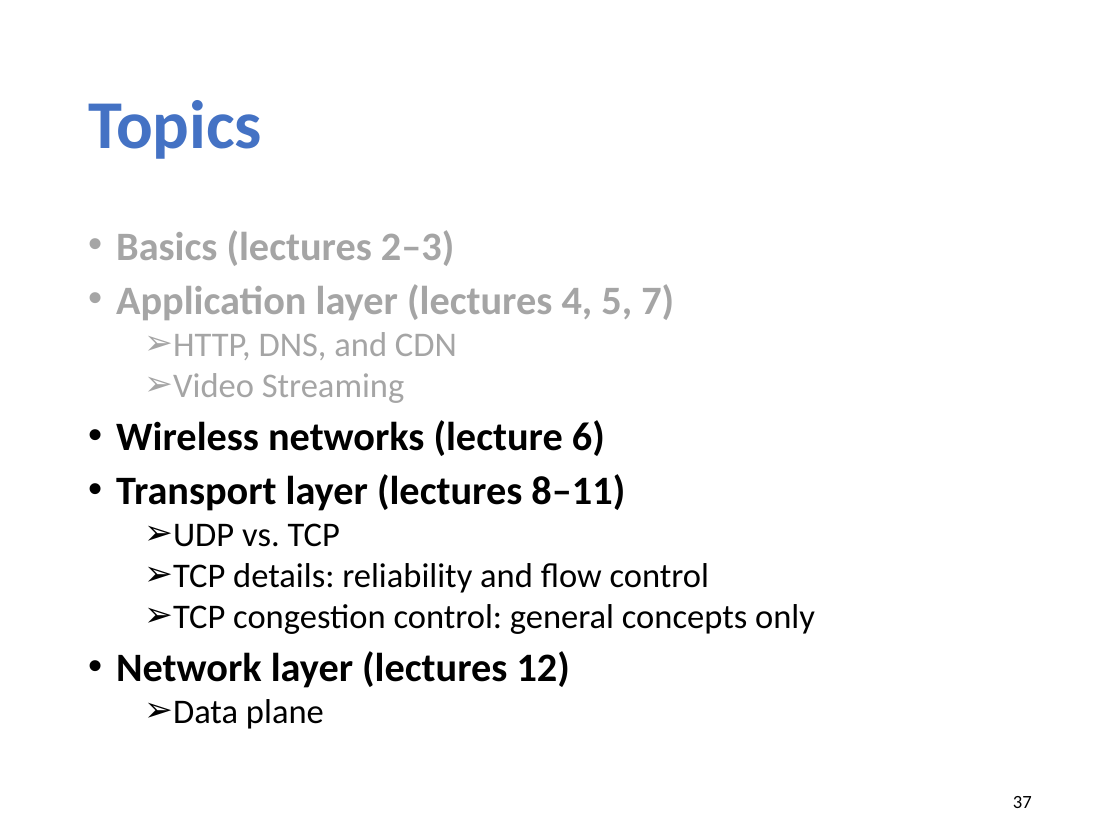
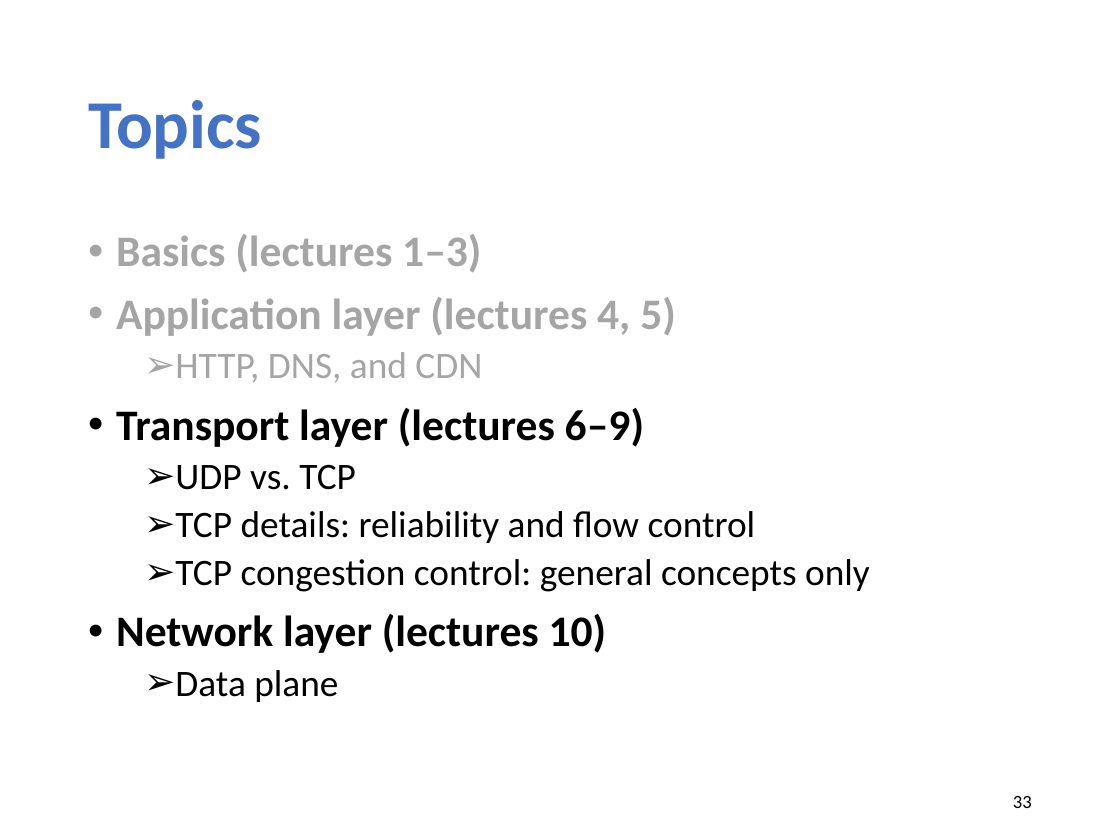
Before and after one commit to xinjin/course-net, a slide deck: slide 33 of slides/Midterm_review.pptx (slide 37 before the commit). Drawn at 1120x840 pixels with LibreOffice and Linux fonts; fonts in the diff are those of the drawing. Boxes give left, top, right and bottom in pixels: in the first picture for what was removed or moved away, otherwise in the second. Text is boxed around its words. In the diff, an @@ line names an element or a change of style, - is before the commit and + after.

```diff
--- a/slides/Midterm_review.pptx
+++ b/slides/Midterm_review.pptx
@@ text at bbox=[116, 234, 676, 336]: text changed; size 25.9 to 28 pt @@
-• Basics (lectures 2–3)
-• Application layer (lectures 4, 5, 7)
+• Basics (lectures 1–3)
+• Application layer (lectures 4, 5)
@@ text at bbox=[175, 352, 870, 702]: size 22.2 to 24 pt in "HTTP, DNS, and CDN", "UDP vs. TCP", "TCP details: reliability and flow control", "TCP congestion control: general concepts only" and 1 more places; line spacing 0.8 to 0.9 @@
@@ text at bbox=[116, 408, 644, 447]: text changed; size 25.9 to 28 pt @@
-  ➢ Video Streaming
-• Wireless networks (lecture 6)
-• Transport layer (lectures 8–11)
+• Transport layer (lectures 6–9)
@@ text at bbox=[116, 614, 607, 653]: text changed; size 25.9 to 28 pt @@
-• Network layer (lectures 12)
+• Network layer (lectures 10)
@@ page number at bbox=[1013, 796, 1032, 808]: text changed @@
-37
+33
```
Also in this commit, not shown: 5 other slides changed, 9 slides removed.
